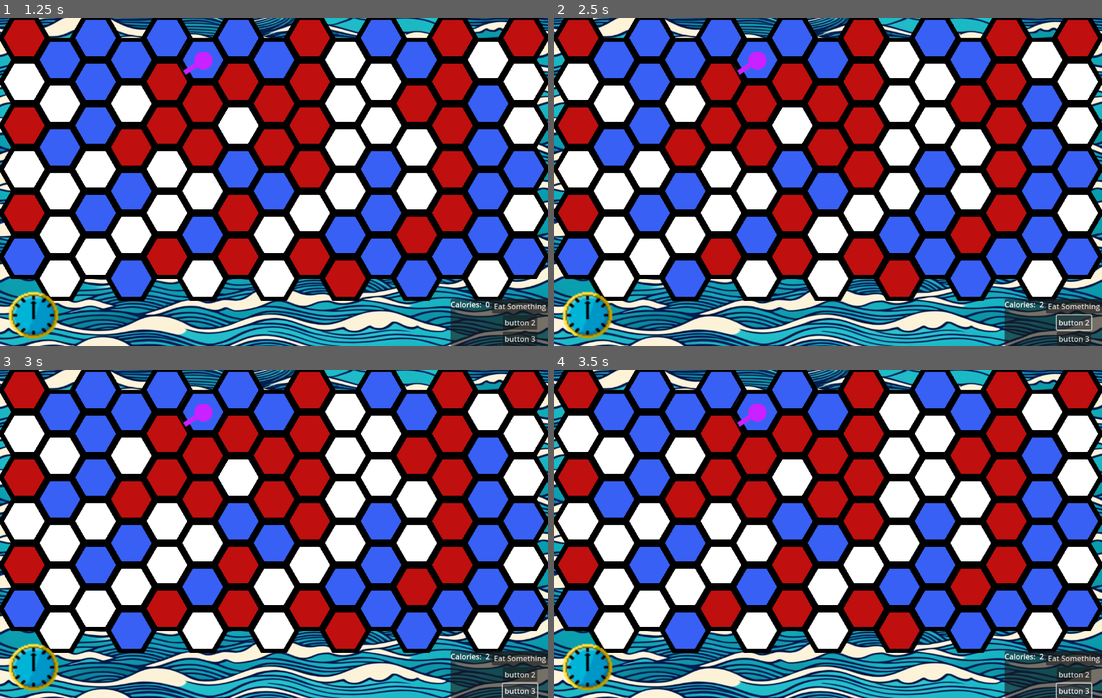
Above: before the commit, frames 1-4 (two rows, left to right).
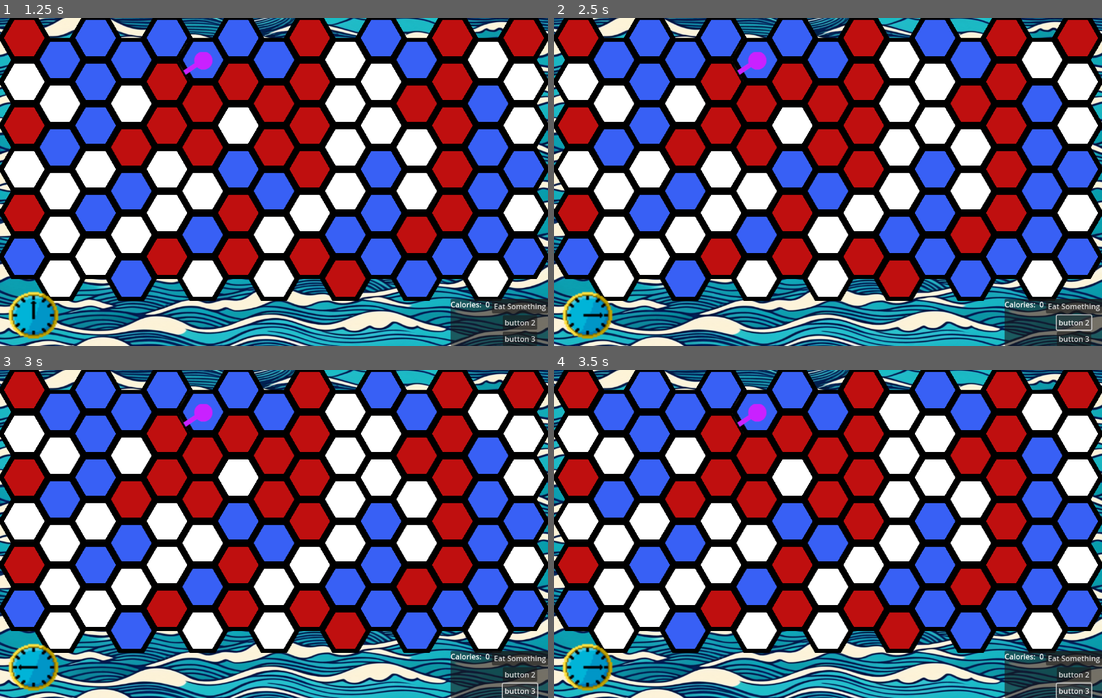
Above: after the commit, the same moments.

Repository: tehtipsy/HexaGame
Game: Godot game, scene res://Menus/main_menu.tscn
Two runs of this game, one before a commit and one after it. Both use one fixed random seed, a clock stepped at 60 frames per second and the inputs below.
Inputs:
- Up to frame 1 (1.25 s): click "New game" at 0.5 s
- Up to frame 2 (2.5 s): click "Eat Something" at 1.25 s; click "button 2" at 2 s
- Up to frame 3 (3 s): click "button 3" at 2.75 s
- Up to frame 4 (3.5 s): no input

Frame 1 is identical in both runs. In frame 2, less than 0.1% of the frame differs, in the area x 5-90%, y 86-92%; in frame 3, less than 0.1%, in the area x 3-90%, y 86-92%; in frame 4, less than 0.1%.
Error after the commit: Invalid access to property or key 'gain' on a base object of type 'String'. (res://MainScene/character.gd:20)

Commit message:
Refactor calorie consumption logic and update action duration handling

Diff:
--- a/MainScene/character.gd
+++ b/MainScene/character.gd
@@ -4,12 +4,25 @@
 @export var total_calories: int = 0
 
 
+var inventory = {
+	"slected_slot": "",
+	"backpack_slot": "",
+	"satchel_slot": "",
+	"waterskin_slot": ""
+}
+
+
 func _process(delta: float) -> void:
 	%TotalCaloriesLabel.text = str(GameState.player.character.total_calories)
 
 
+func _calc_calories_cost(item):
+	return item.gain - item.cost
+
+
 func _on_eat_button_pressed():
+	var item = GameState.player.character.inventory.slected_slot
 	GameState.actions["EatSomething"].execute({
-		"calories_intake": 2,
-		"time_to_consume": 10
+		"calories_intake": _calc_calories_cost(item),
+		"duration": 10
 	})
--- a/MainScene/game_state.gd
+++ b/MainScene/game_state.gd
@@ -58,19 +58,18 @@
 
 func _increase_calories(args):
 	player.character.total_calories += args.calories_intake
-	advanceGlobalTime(args.time_to_consume)
 
 
-func _action_time(_dummy = null):
-	return 1
+func _action_time(args):
+	return args.duration
 
 
 func _init():
 	actions["MovePlayer"] = Action.new(_movePlayer, _action_time, advanceGlobalTime)
 	actions["TakeAShit"] = Action.new(_takeAShit, _action_time, advanceGlobalTime) # Action with optinal args
-	actions["EatSomething"] = Action.new(_increase_calories, _action_time, advanceGlobalTime) # Dynamic time change
 
 	# Player Actions
+	actions["EatSomething"] = Action.new(_increase_calories, _action_time, advanceGlobalTime) # Dynamic time change
 	actions["Forage"] = Action.new(_takeAShit, _action_time, advanceGlobalTime)
 	actions["Bushcraft"] = Action.new(_takeAShit, _action_time, advanceGlobalTime)
 	actions["Navigate"] = Action.new(_takeAShit, _action_time, advanceGlobalTime)
